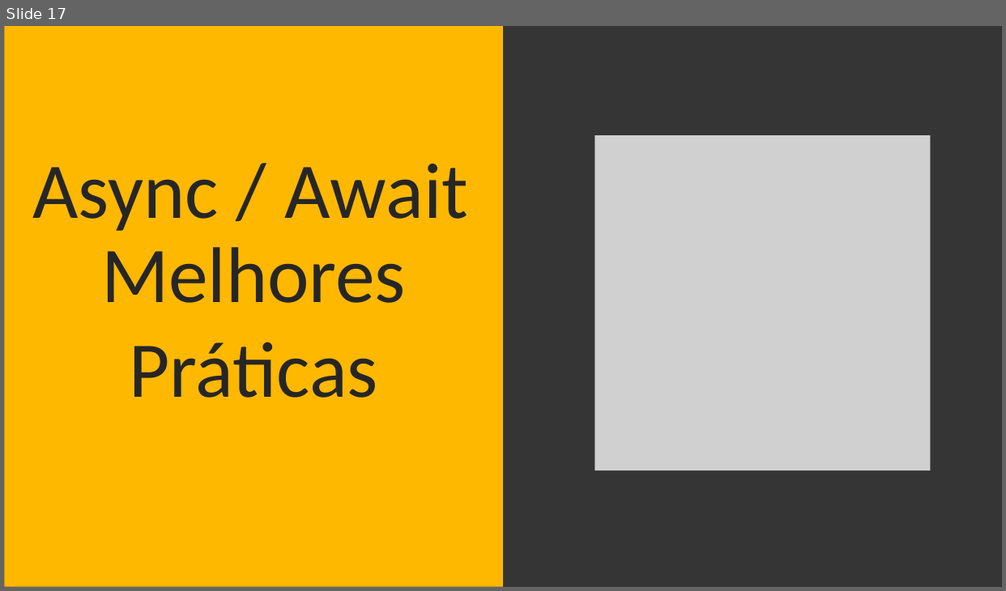
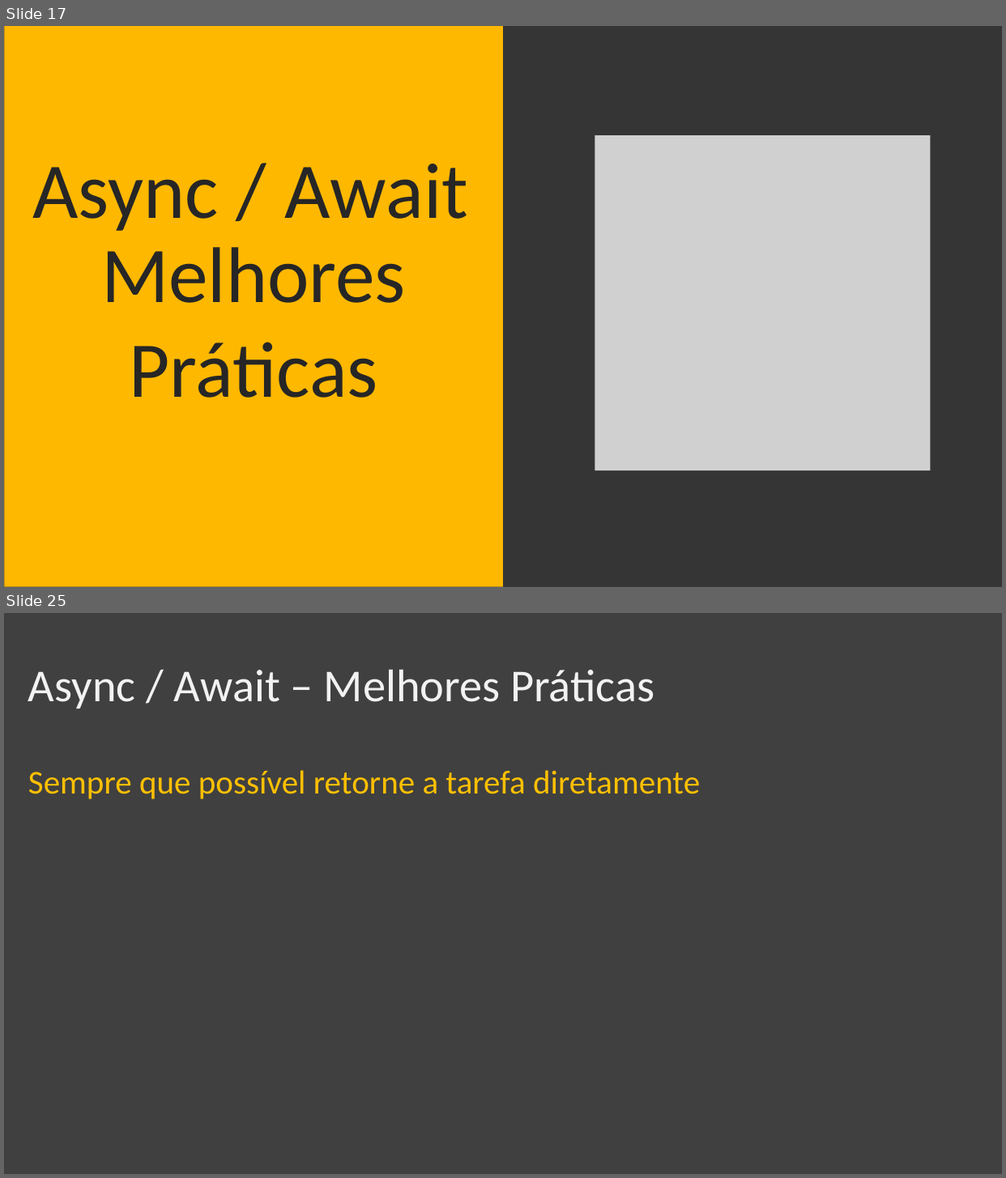
Before and after one commit to sostenes198/.NET-Estudos, a slide deck: AsyncAwait/Apresentacao-Squadra/Apresentacao-Async-Await.pptx. Shown one above the other, each under a label of ours: slide 17 before the commit, slides 17 and 25 after it; the slides between them are not shown. The pictures are 1006x591 and 1006x1178 pixels, drawn with LibreOffice and Linux fonts; fonts in the diff are those of the drawing; grey boxes stand for pictures. Boxes give left, top, right and bottom in pixels: in the first picture for what was removed or moved away, otherwise in the second. Text is boxed around its words. In the diff, an @@ line names an element or a change of style, - is before the commit and + after.

```diff
--- a/AsyncAwait/Apresentacao-Squadra/Apresentacao-Async-Await.pptx
+++ b/AsyncAwait/Apresentacao-Squadra/Apresentacao-Async-Await.pptx
@@ slide 25 added at [4, 613, 1002, 1174], background #404040 @@
@@ text added at [28, 670, 654, 709], 44 pt, text #F2F2F2 @@
+Async / Await – Melhores Práticas
@@ text added at [28, 770, 700, 799], 32 pt, text #FFC000 @@
+Sempre que possível retorne a tarefa diretamente
```
Also in this commit, not shown: 4 slides changed, 22 other slides added, 1 slide removed, 10 other files.
